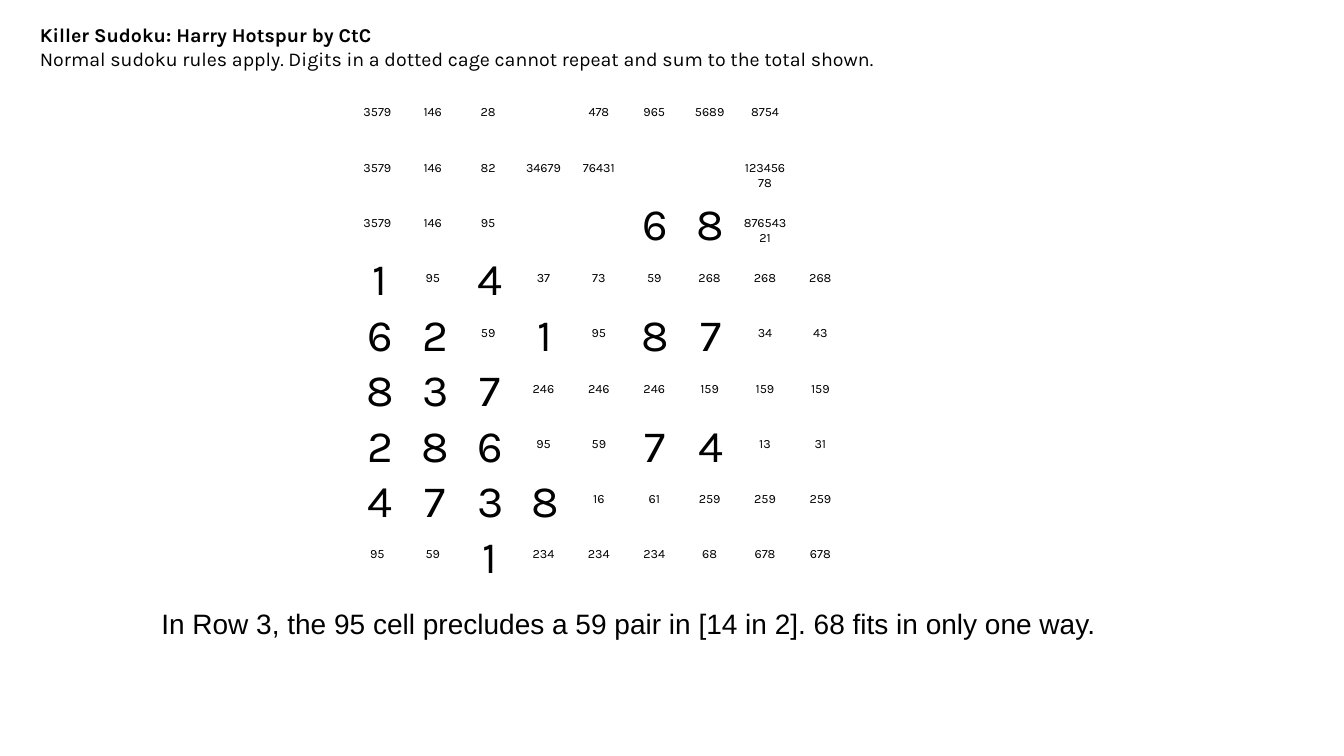
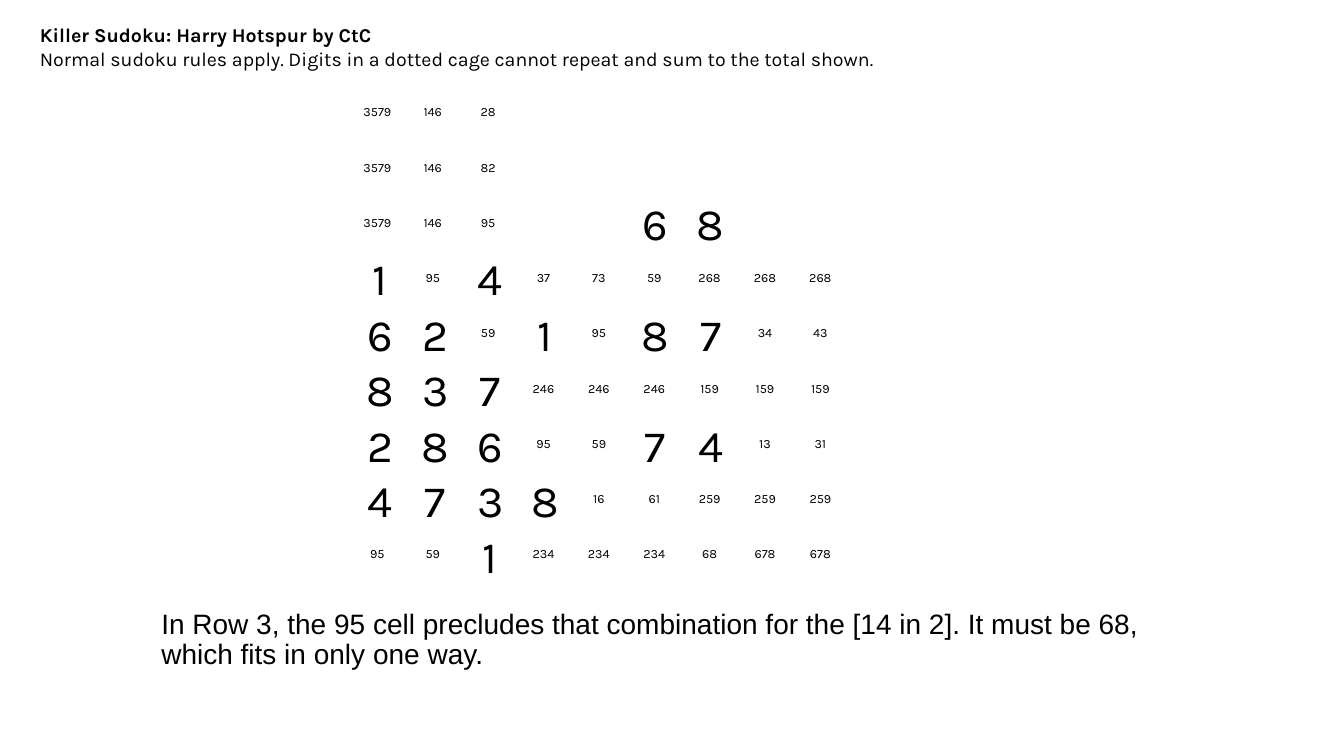
Before and after one commit to jhardis/WSJ_Number_Puzzles, a slide deck: slide 29 of 20261114_1.pptx (slide 35 before the commit). Drawn at 1344x756 pixels with LibreOffice and Linux fonts; fonts in the diff are those of the drawing; background and template pictures are left out. Boxes give left, top, right and bottom in pixels: in the first picture for what was removed or moved away, otherwise in the second. Text is boxed around its words. In the diff, an @@ line names an element or a change of style, - is before the commit and + after.

```diff
--- a/20261114_1.pptx
+++ b/20261114_1.pptx
@@ text removed at <box>589,108,610,116</box> @@
-478
@@ text removed at <box>643,108,665,116</box> @@
-965
@@ text removed at <box>695,108,724,116</box> @@
-5689
@@ text removed at <box>751,108,779,116</box> @@
-8754
@@ text removed at <box>526,164,561,172</box> @@
-34679
@@ text removed at <box>583,164,615,172</box> @@
-76431
@@ text removed at <box>734,154,797,195</box> @@
-12345678
@@ text removed at <box>734,210,797,250</box> @@
-87654321
@@ text at <box>161,613,1138,669</box>: text changed @@
-In Row 3, the 95 cell precludes a 59 pair in [14 in 2]. 68 fits in only one way.
+In Row 3, the 95 cell precludes that combination for the [14 in 2]. It must be 68, which fits in only one way.
```
Also in this commit, not shown: 34 other slides changed, 10 slides added, 9 slides removed.
